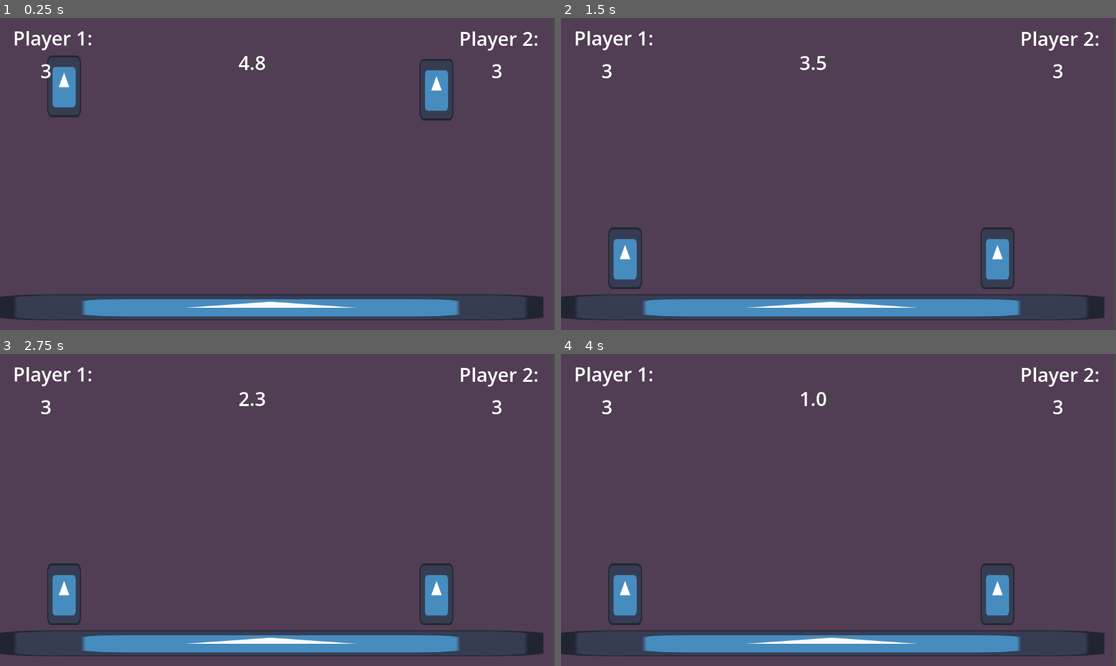
Above: before the commit, frames 1-4 (two rows, left to right).
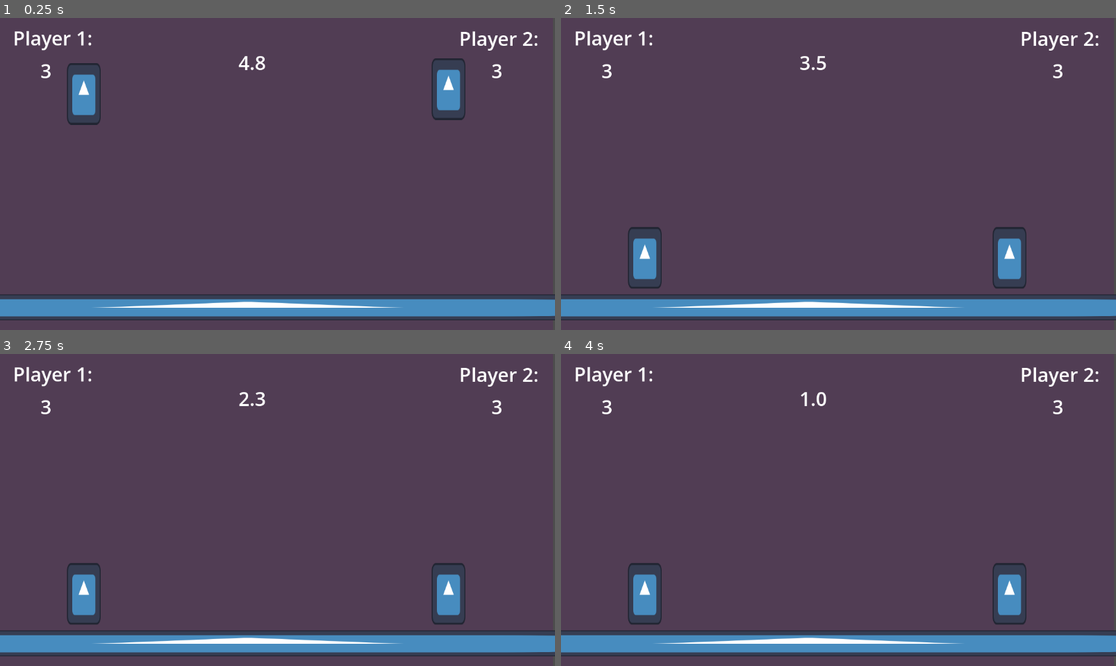
Above: after the commit, the same moments.

Repository: Battlica/game-jam-plus
Game: Godot game, scene res://main.tscn
Two runs of this game, one before a commit and one after it. Both use one fixed random seed, a clock stepped at 60 frames per second and the inputs below. The engine's default icon, where the game draws it, is replaced by a stand-in: a white triangle on a blue panel in a dark square.
Inputs:
- Up to frame 1 (0.25 s): no input
- Up to frame 2 (1.5 s): tap Enter at 1.25 s
- Up to frame 3 (2.75 s): tap Space at 2 s
- Up to frame 4 (4 s): tap Enter at 2.75 s; tap Space at 3.5 s

The runs differ from the first frame. In frame 1, 5.5% of the frame differs, in the area x 0-100%, y 12-97%; in frame 2, 5.4%; in frame 3, 5.4%; in frame 4, 5.4%.

Commit message:
Setting an invincibility timer

Diff:
--- a/main.gd
+++ b/main.gd
@@ -19,6 +19,8 @@
 	if body is CharacterBody2D:
 		body.lives -= 1
 		$HUD.on_lives_changed(body.name, body.lives)
+
+		# If no more lives, end game, else respawn
 		if body.lives <= 0:
 			# End the game with the Win Screen
 			get_tree().paused = true
--- a/main_platform.tscn
+++ b/main_platform.tscn
@@ -4,17 +4,17 @@
 [ext_resource type="Texture2D" uid="uid://v5cu1276vqab" path="res://icon.svg" id="1_7tx0a"]
 
 [sub_resource type="RectangleShape2D" id="RectangleShape2D_2uj4b"]
-size = Vector2(1138, 73)
+size = Vector2(1862, 73)
 
 [node name="MainPlatform" type="StaticBody2D" unique_id=1519236965]
 position = Vector2(6, 11)
 script = ExtResource("1_2uj4b")
 
 [node name="Sprite2D" type="Sprite2D" parent="." unique_id=1884843800]
-position = Vector2(569, 590)
-scale = Vector2(8.839844, 0.421875)
+position = Vector2(521, 590)
+scale = Vector2(15.843749, 0.421875)
 texture = ExtResource("1_7tx0a")
 
 [node name="CollisionShape2D" type="CollisionShape2D" parent="." unique_id=1416701201]
-position = Vector2(574, 585)
+position = Vector2(600, 585)
 shape = SubResource("RectangleShape2D_2uj4b")
--- a/player.gd
+++ b/player.gd
@@ -9,6 +9,8 @@
 var jump
 var attack
 var lives := 3
+var saved_direction = 1
+var invincible = false
 const SPEED = 500.0
 const JUMP_VELOCITY = -700.0
 const ACCELERATION = 100
@@ -35,8 +37,13 @@
 	if Input.is_action_just_pressed(jump) and is_on_floor():
 		velocity.y = JUMP_VELOCITY
 
-	# Handle left and right
+	# Handle left and right movement
 	var direction := Input.get_axis(left, right)
+	# Setting player hitbox direction
+	if saved_direction != direction and direction != 0:
+		saved_direction = direction
+		$"AttackArea/CollisionShape2D".position.x *= -1
+
 	if direction:
 		velocity.x = move_toward(velocity.x, SPEED * direction, ACCELERATION)
 	else:
@@ -48,4 +55,5 @@
 func check_hit():
 	for body in $AttackArea.get_overlapping_bodies():
 		if body is CharacterBody2D:
-			player_hit.emit(body)
+			if invincible == false:
+				player_hit.emit(body)
--- a/player.tscn
+++ b/player.tscn
@@ -10,21 +10,22 @@
 size = Vector2(46.5, 33)
 
 [node name="Player1" type="CharacterBody2D" unique_id=2012800532]
-position = Vector2(160, 112)
+position = Vector2(176, 129)
 script = ExtResource("1_bxx23")
 
 [node name="Sprite2D" type="Sprite2D" parent="." unique_id=207986653]
-position = Vector2(-27, 1)
+position = Vector2(-2, 0)
 scale = Vector2(0.546875, 1)
 texture = ExtResource("2_qh3su")
 
 [node name="CollisionShape2D" type="CollisionShape2D" parent="." unique_id=210560316]
-position = Vector2(-24.625, 0)
+position = Vector2(-4, 0)
 shape = SubResource("RectangleShape2D_buxg0")
 
 [node name="AttackArea" type="Area2D" parent="." unique_id=807345608]
+position = Vector2(-4, 0)
 
 [node name="CollisionShape2D" type="CollisionShape2D" parent="AttackArea" unique_id=210515617]
-position = Vector2(38, -3)
+position = Vector2(60, 4)
 shape = SubResource("RectangleShape2D_onrkg")
 debug_color = Color(0.6156863, 0.5294118, 0.23529412, 0.73333335)
